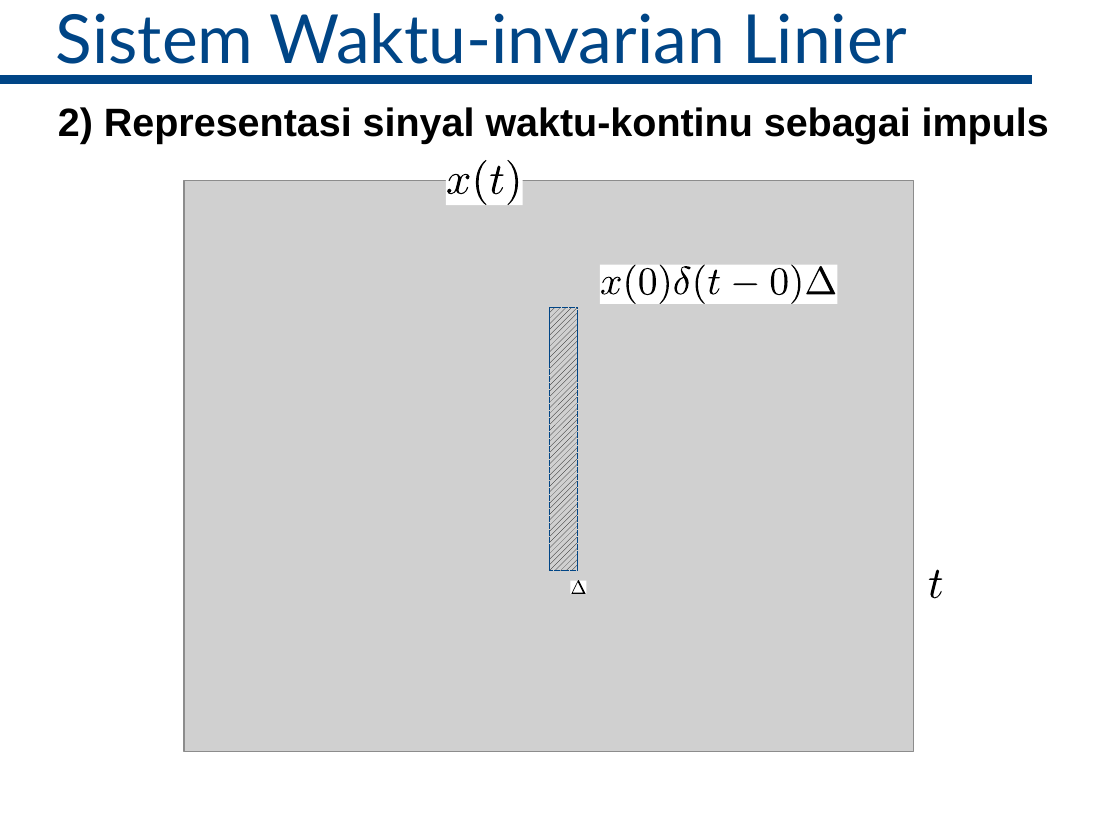
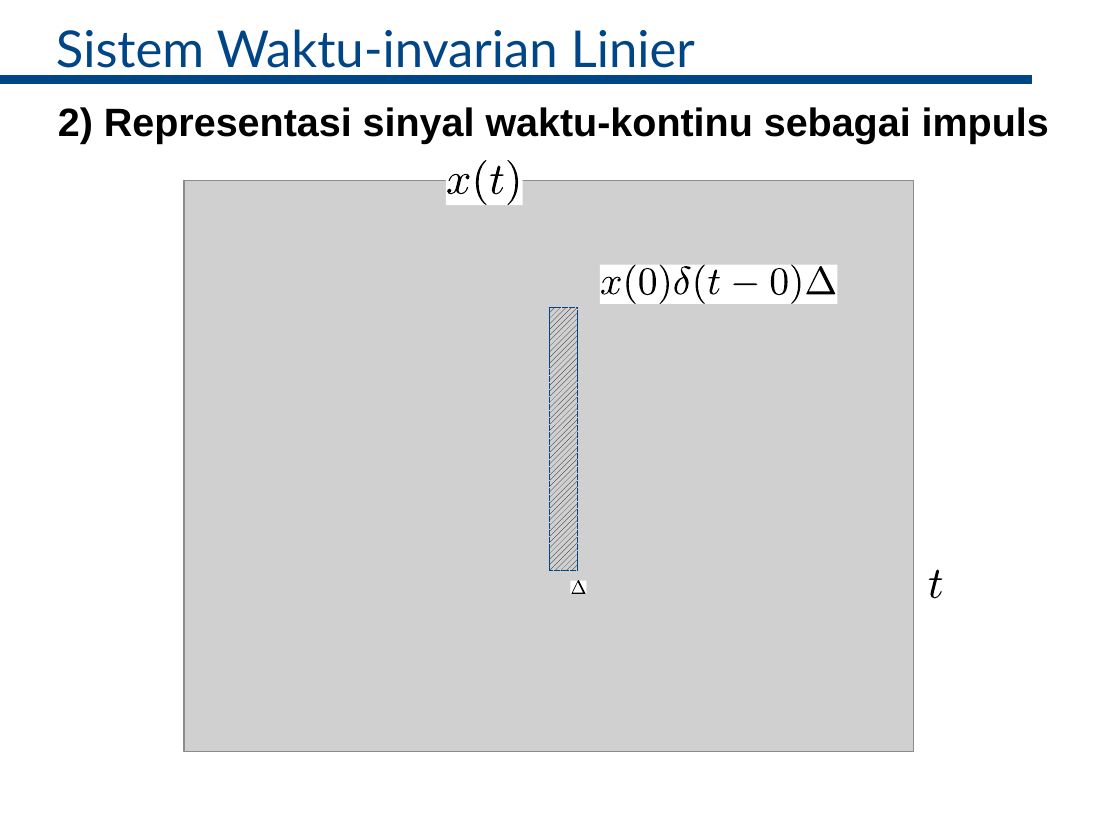
Before and after one commit to bagustris/sinyalsistem, a slide deck: slide 19 of slides/Lect3_SinyalSistem.odp. Drawn at 1120x840 pixels with LibreOffice and Linux fonts; fonts in the diff are those of the drawing; grey boxes stand for pictures. Boxes give left, top, right and bottom in pixels: in the first picture for what was removed or moved away, otherwise in the second. Text is boxed around its words. In the diff, an @@ line names an element or a change of style, - is before the commit and + after.

```diff
--- a/slides/Lect3_SinyalSistem.odp
+++ b/slides/Lect3_SinyalSistem.odp
@@ subtitle "Sistem Waktu-invarian Linier" moved from (x1=56, y1=13, x2=907, y2=64) to (x1=56, y1=29, x2=695, y2=76) @@
@@ subtitle "Sistem Waktu-invarian Linier" at (x1=56, y1=29, x2=695, y2=76): size 48 to 36 pt @@
```
Also in this commit, not shown: 20 other slides changed.
